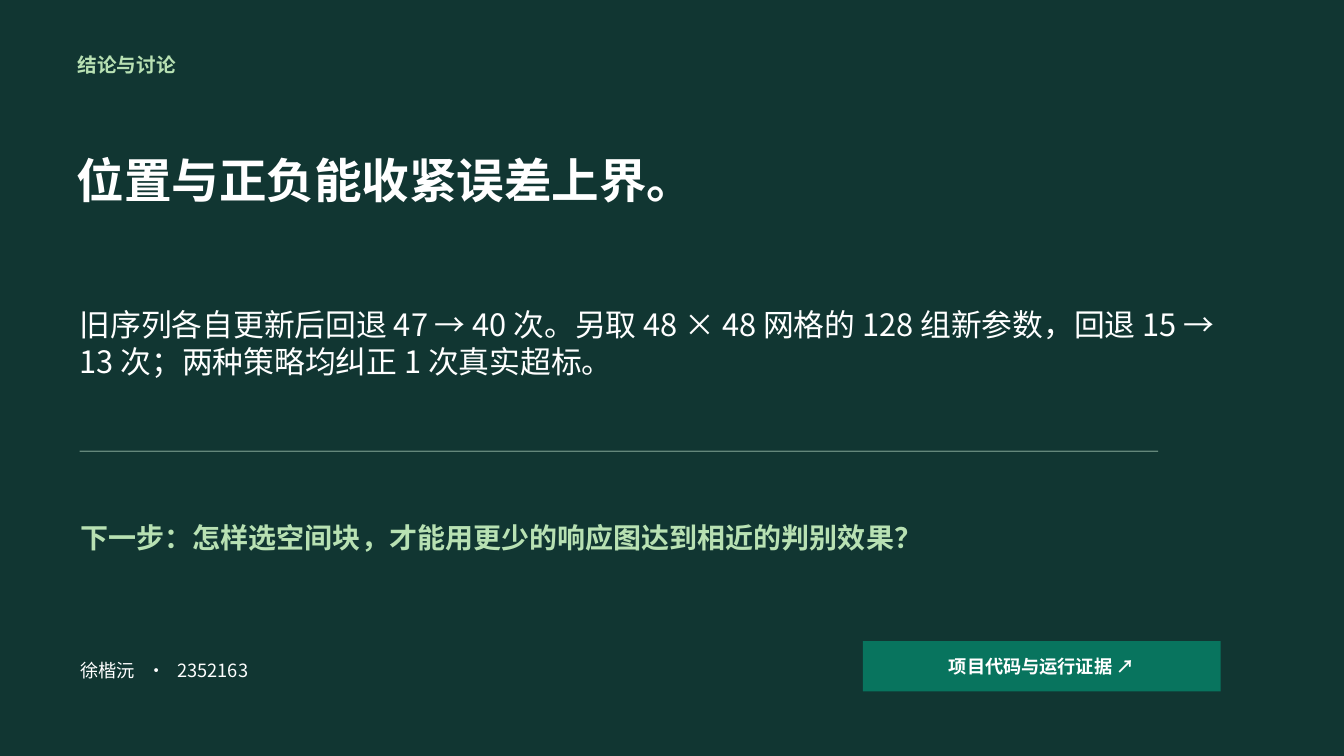
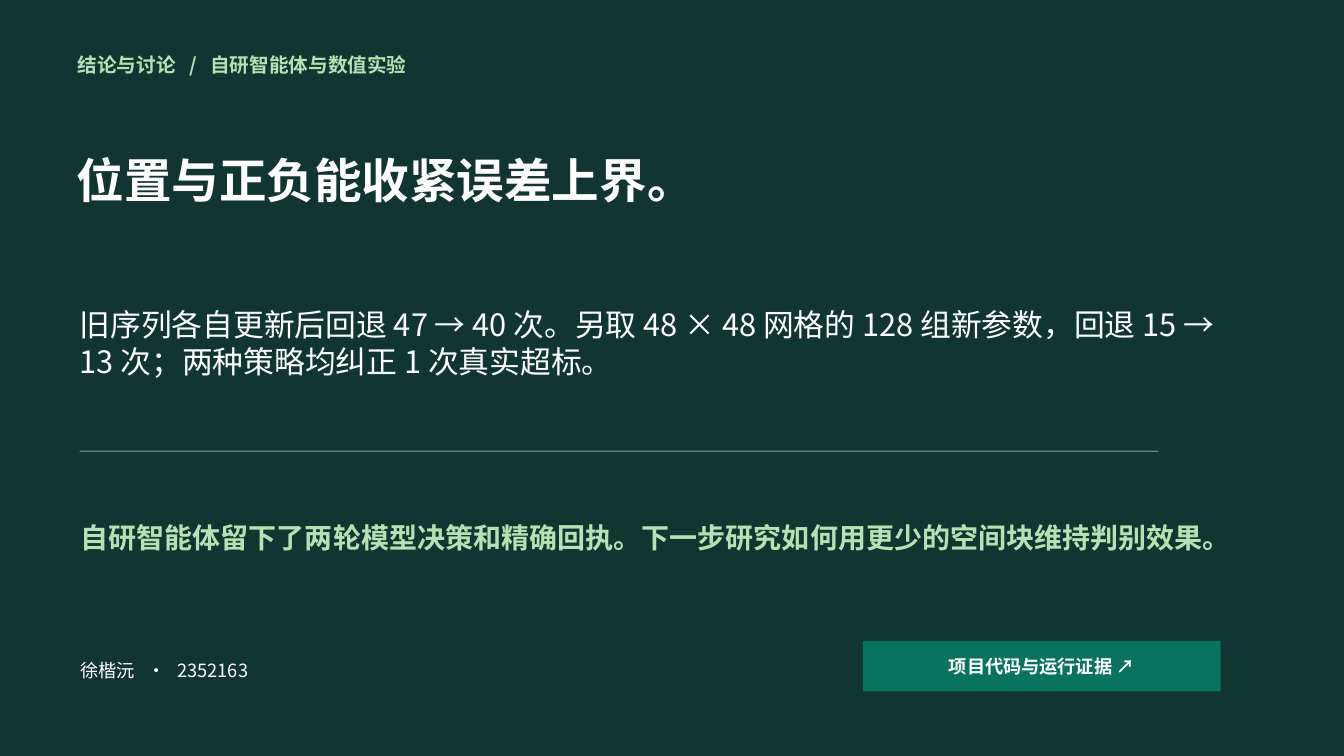
Before and after one commit to orgyuanbao/MoonshineThermalLab, a slide deck: slide 14 of MoonshineThermalLab/classroom/Moonshine热仿真课堂汇报.pptx (slide 11 before the commit). Drawn at 1344x756 pixels with LibreOffice and Linux fonts; fonts in the diff are those of the drawing. Boxes give left, top, right and bottom in pixels: in the first picture for what was removed or moved away, otherwise in the second. Text is boxed around its words. In the diff, an @@ line names an element or a change of style, - is before the commit and + after.

```diff
--- a/MoonshineThermalLab/classroom/Moonshine热仿真课堂汇报.pptx
+++ b/MoonshineThermalLab/classroom/Moonshine热仿真课堂汇报.pptx
@@ text at bbox=[78, 55, 406, 74]: text changed @@
-结论与讨论
+结论与讨论 / 自研智能体与数值实验
@@ text at bbox=[81, 524, 1231, 551]: text changed @@
-下一步：怎样选空间块，才能用更少的响应图达到相近的判别效果？
+自研智能体留下了两轮模型决策和精确回执。下一步研究如何用更少的空间块维持判别效果。
```
Also in this commit, not shown: 9 other slides changed, 3 slides added, 15 other files.
